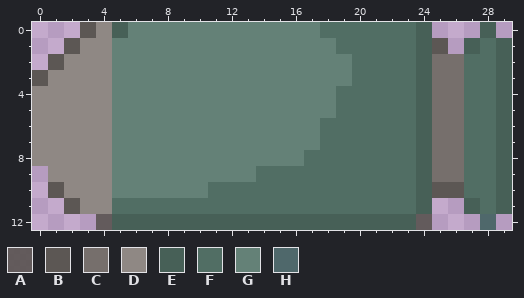
Pixel-art sprite, stored at resources/assets/bullet/SbulletR.png. That is the earlier state.
The file is 30x13 pixels. Colours within 5 levels of each other are drawn and written as one.
Palette (. is transparent): A #5c5654ef  B #5c5754  C #766f6c  D #8f8884  E #476057  F #516e64  G #648177  H #4f686b
Pixels before, first column x 0:
 0 ...BDEGGGGGGGGGGGGFFFFFFE...E.
 1 ..BDDGGGGGGGGGGGGGGFFFFFEB.EFE
 2 .BDDDGGGGGGGGGGGGGGGFFFFECCFFE
 3 BDDDDGGGGGGGGGGGGGGGFFFFECCFFE
 4 DDDDDGGGGGGGGGGGGGGFFFFFECCFFE
 5 DDDDDGGGGGGGGGGGGGGFFFFFECCFFE
 6 DDDDDGGGGGGGGGGGGGFFFFFFECCFFE
 7 DDDDDGGGGGGGGGGGGGFFFFFFECCFFE
 8 DDDDDGGGGGGGGGGGGFFFFFFFECCFFE
 9 .DDDDGGGGGGGGGFFFFFFFFFFECCFFE
10 .BDDDGGGGGGFFFFFFFFFFFFFEBBFFE
11 ..BDDFFFFFFFFFFFFFFFFFFFE..EFE
12 ....AEEEEEEEEEEEEEEEEEEEA...H.
The result:
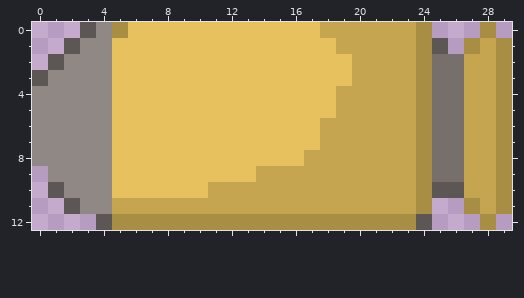
Difference:
colour E: #476057 -> #a88d45
colour F: #516e64 -> #c5a550
colour G: #648177 -> #e7c15e
Changed rows in their new state; - is a pixel that keeps its letter.
first column x 4:
12 B-------------------B---E
Pixel boxes of the changes (left, top, right, bottom) in both pictures:
changed: (96, 22, 512, 230)
